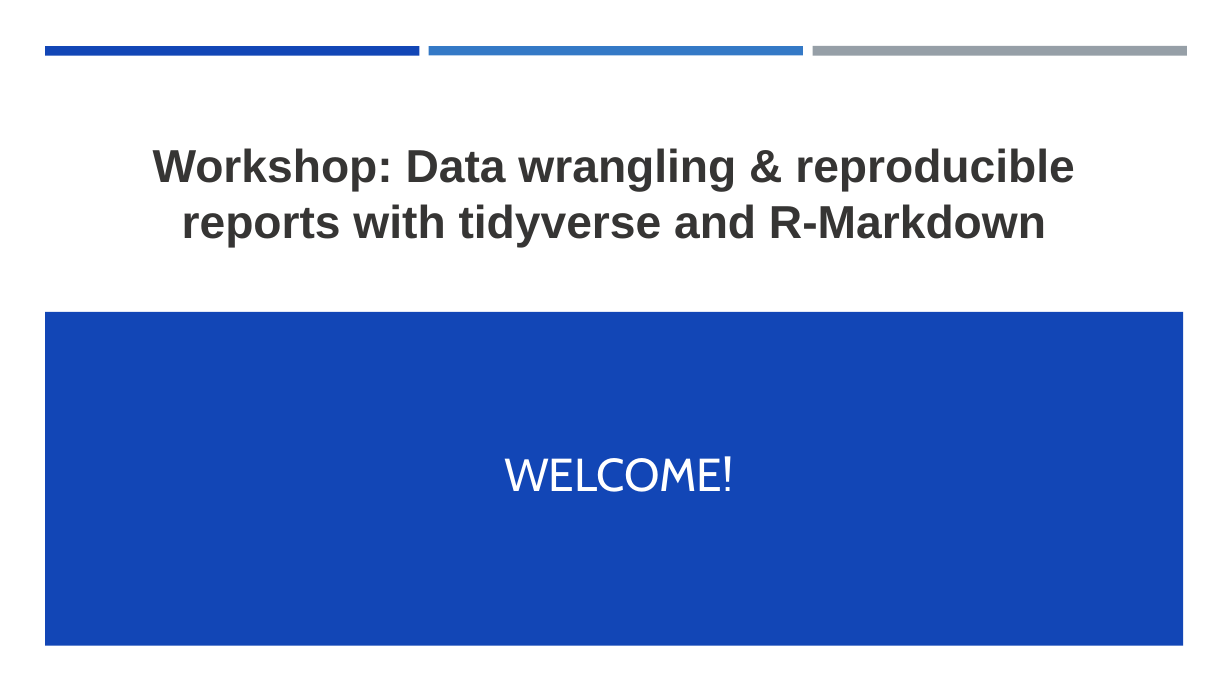
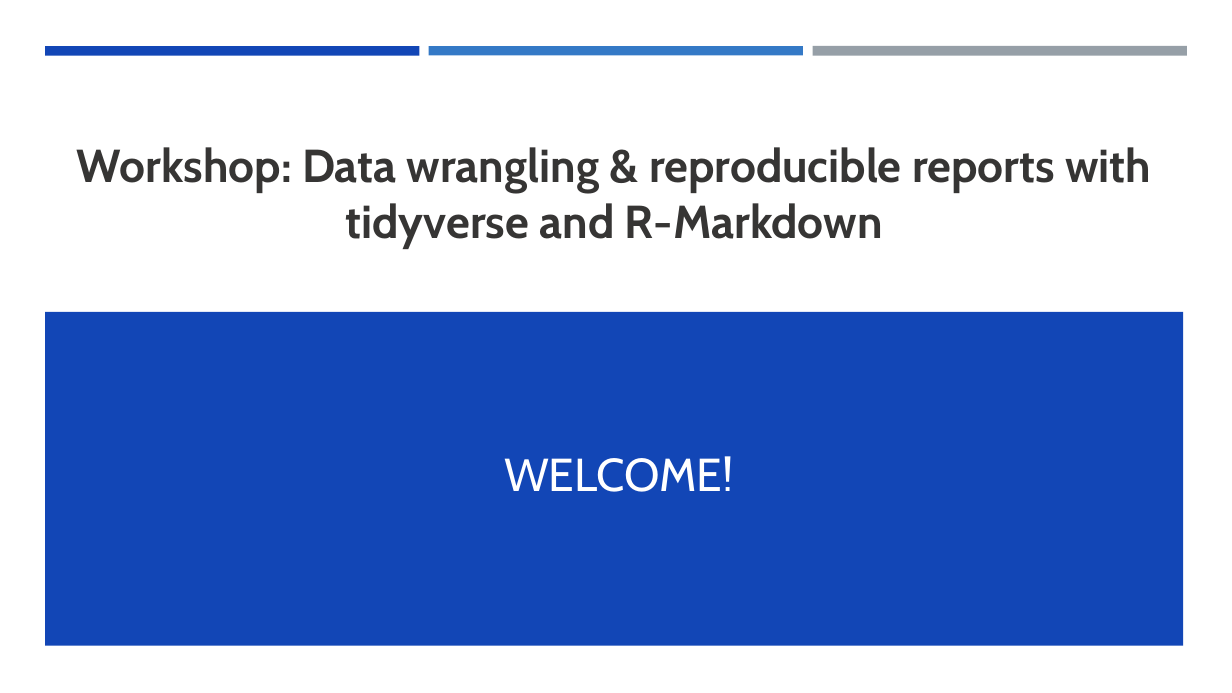
Before and after one commit to DGfS-PhD-2021/tidyverse-materials, a slide deck: slide 1 of DGFS PhD forum welcome.pptx. Drawn at 1232x693 pixels with LibreOffice and Linux fonts; fonts in the diff are those of the drawing. Boxes give left, top, right and bottom in pixels: in the first picture for what was removed or moved away, otherwise in the second. Text is boxed around its words. In the diff, an @@ line names an element or a change of style, - is before the commit and + after.

```diff
--- a/DGFS PhD forum welcome.pptx
+++ b/DGFS PhD forum welcome.pptx
@@ title "Workshop: Data wrangling & reproducible ..." at (77, 147, 1151, 249): font Arial to Cabin @@
```
Also in this commit, not shown: 3 other slides changed, 2 slides added, 2 slides removed, 1 other file.
